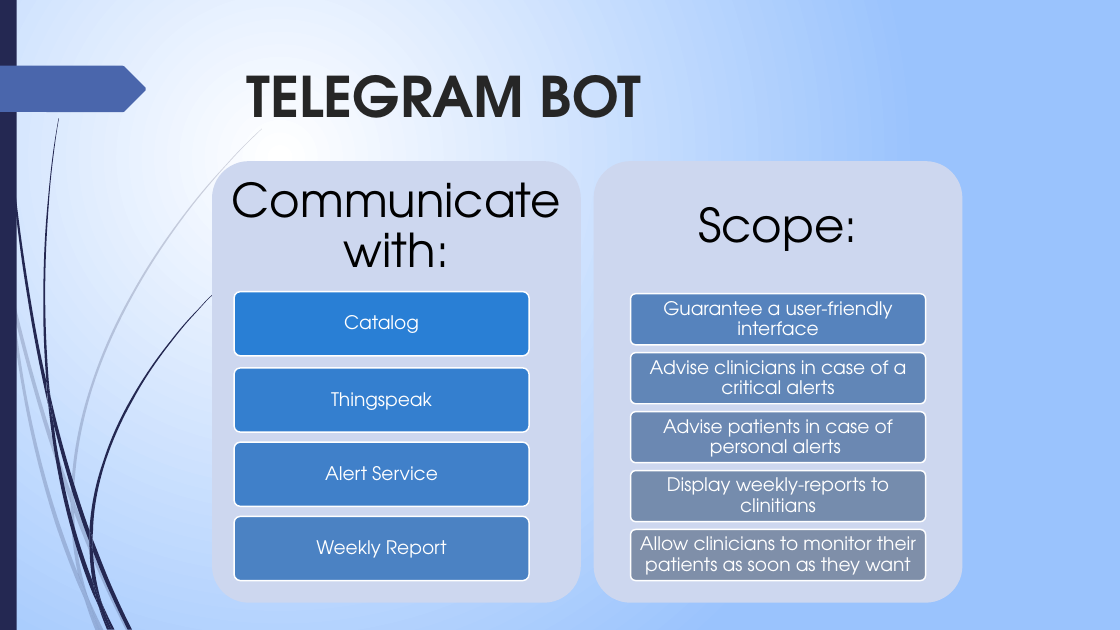
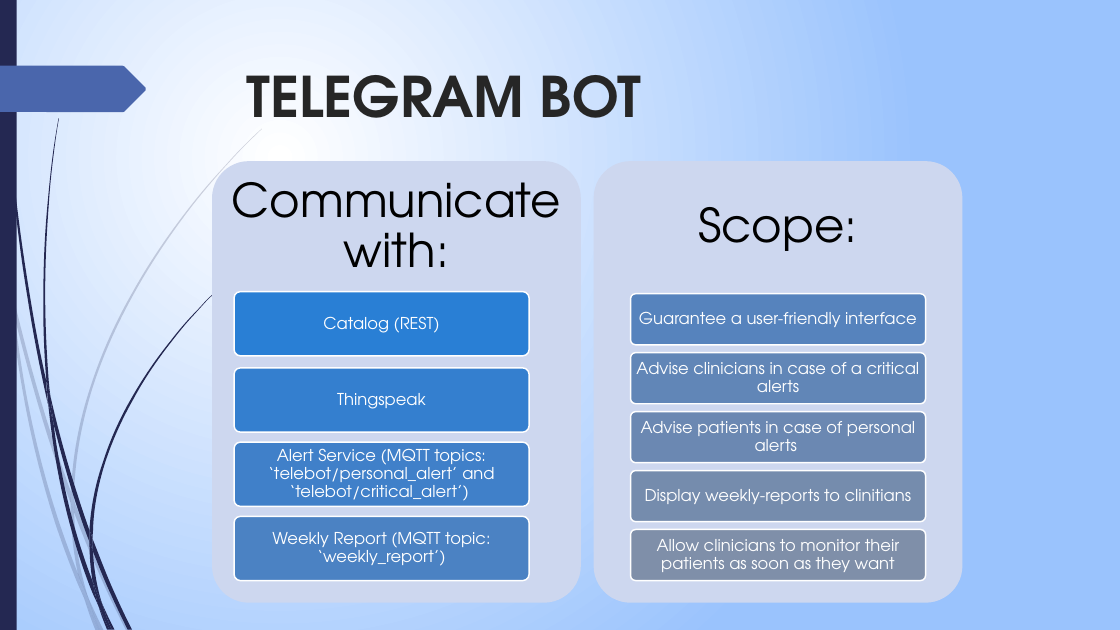
Before and after one commit to edo98811/IoT_project, a slide deck: slide 26 of Documenti/progetto_finale_last.pptx (slide 25 before the commit). Drawn at 1120x630 pixels with LibreOffice and Linux fonts; fonts in the diff are those of the drawing. Boxes give left, top, right and bottom in pixels: in the first picture for what was removed or moved away, otherwise in the second. Text is boxed around its words. In the diff, an @@ line names an element or a change of style, - is before the commit and + after.

```diff
--- a/Documenti/progetto_finale_last.pptx
+++ b/Documenti/progetto_finale_last.pptx
@@ text at <box>323,316,440,333</box>: text changed; size 16 to 14 pt @@
-Catalog
+Catalog (REST)
@@ text at <box>268,448,494,501</box>: text changed; size 16 to 14 pt @@
-Alert Service
+Alert Service (MQTT topics: ‘telebot/personal_alert’ and ‘telebot/critical_alert’)
@@ text at <box>272,531,490,566</box>: text changed; size 16 to 14 pt @@
-Weekly Report
+Weekly Report (MQTT topic: ‘weekly_report’)
@@ size 16 to 14 pt in 6 elements at <box>337,393,426,409</box>, <box>639,312,917,327</box>, <box>636,362,920,392</box>, <box>641,421,915,451</box>, <box>645,489,912,504</box>, <box>657,539,899,572</box> @@
```
Also in this commit, not shown: 7 other slides changed, 1 slide added.
